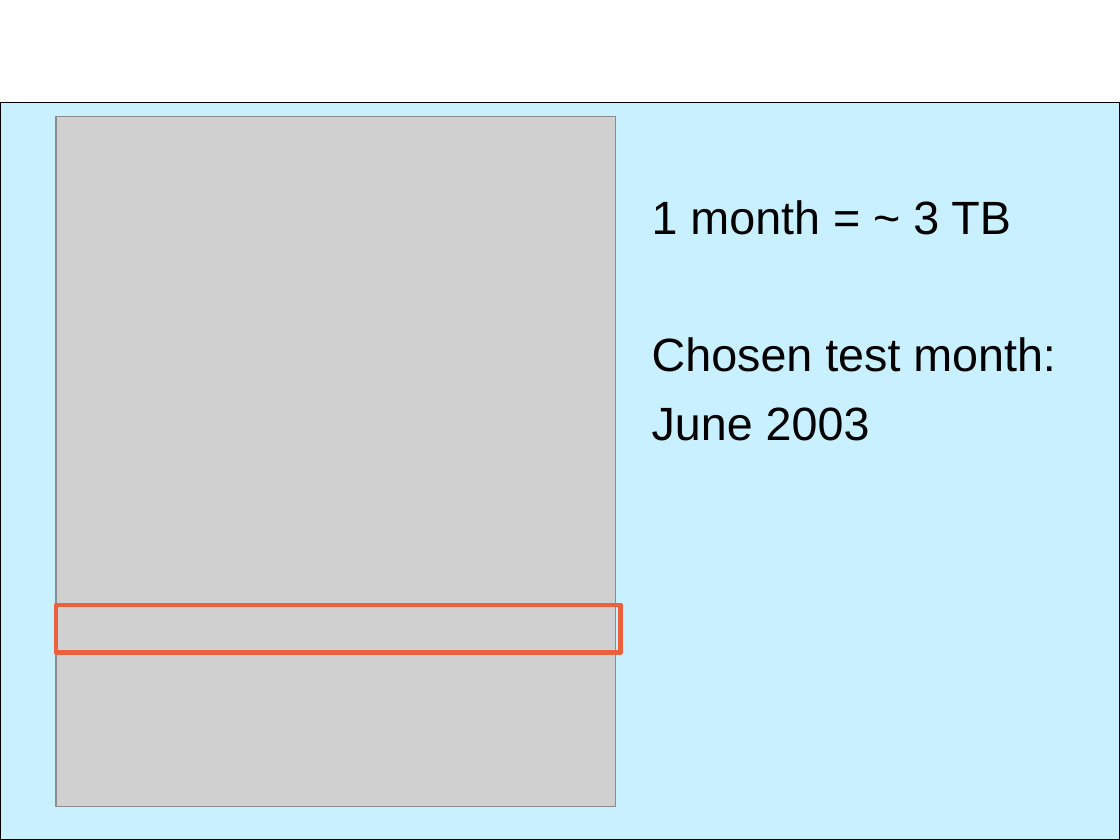
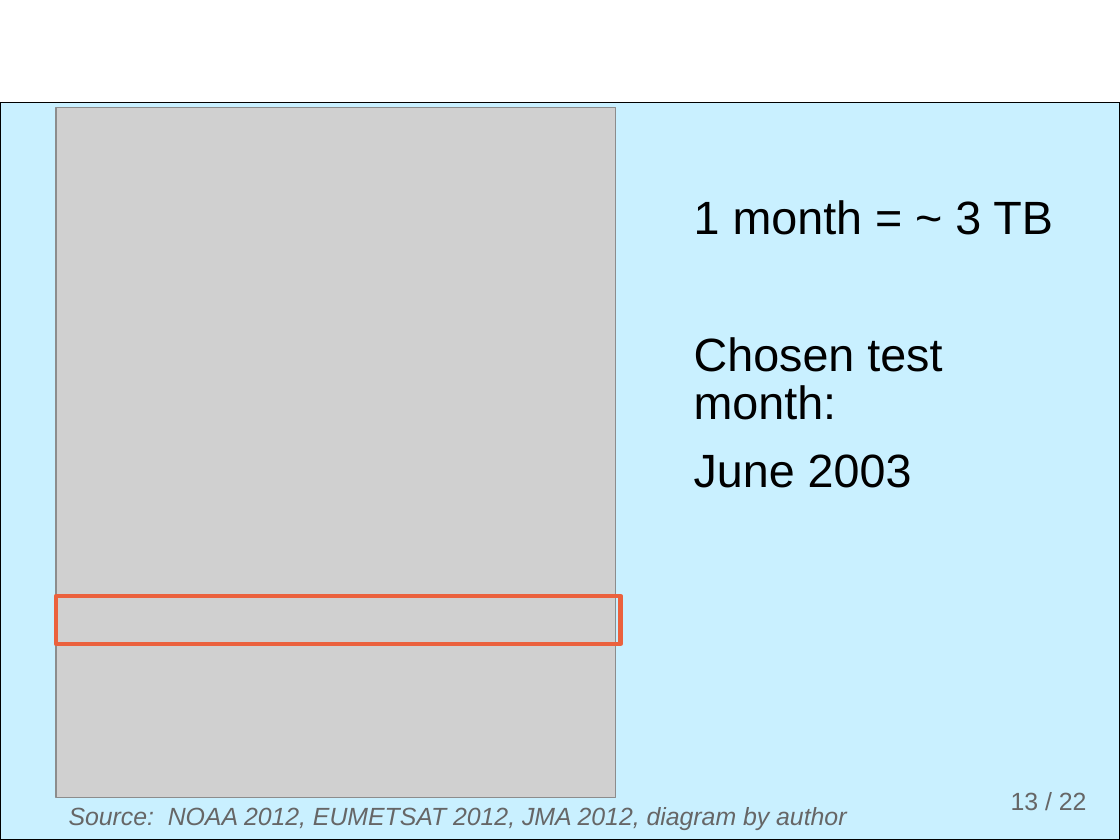
Before and after one commit to ogutu/H.A.L.O., a slide deck: slide 13 of documents/presentations/HALO.odp (slide 12 before the commit). Drawn at 1120x840 pixels with LibreOffice and Linux fonts; fonts in the diff are those of the drawing; grey boxes stand for pictures; background and template pictures are left out. Boxes give left, top, right and bottom in pixels: in the first picture for what was removed or moved away, otherwise in the second. Text is boxed around its words. In the diff, an @@ line names an element or a change of style, - is before the commit and + after.

Commit message:
Modify diagrams and upload final HALO presentation

```diff
--- a/documents/presentations/HALO.odp
+++ b/documents/presentations/HALO.odp
@@ picture: place and size @@
-picture at box(56, 116, 616, 806)
+picture at box(56, 108, 616, 797)
@@ text "1 month = ~ 3 ..." at box(694, 200, 1053, 488): indent changed @@
@@ rectangle: place and size @@
-rectangle at box(56, 605, 620, 653)
+rectangle at box(56, 596, 620, 644)
@@ text added at box(69, 807, 846, 830), 16 pt, text #666666, italic @@
+Source: NOAA 2012, EUMETSAT 2012, JMA 2012, diagram by author
@@ page number added at box(1011, 792, 1087, 810), 16 pt, text #666666 @@
+13 / 22
```
Also in this commit, not shown: 5 other slides changed, 16 slides added, 8 slides removed, 2 other files.
